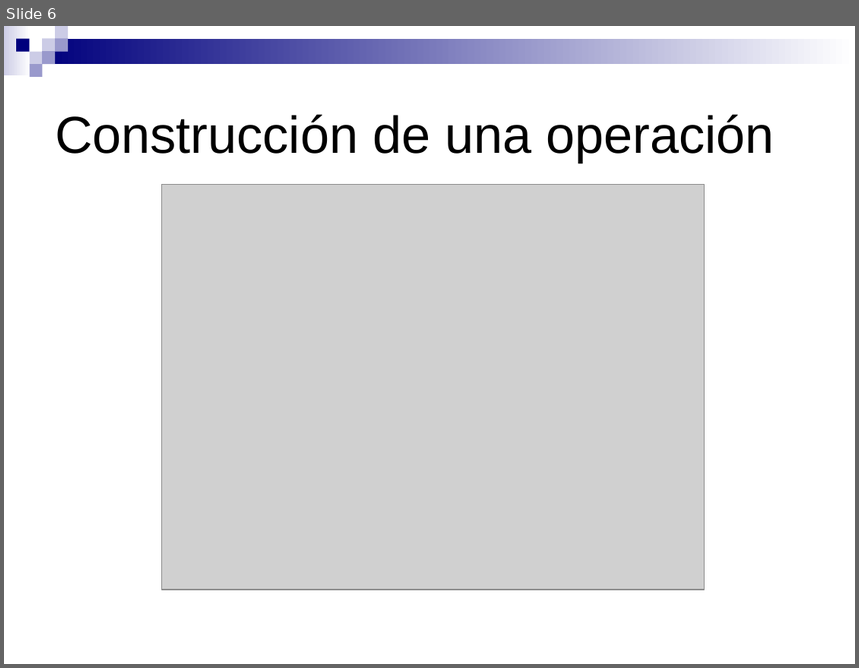
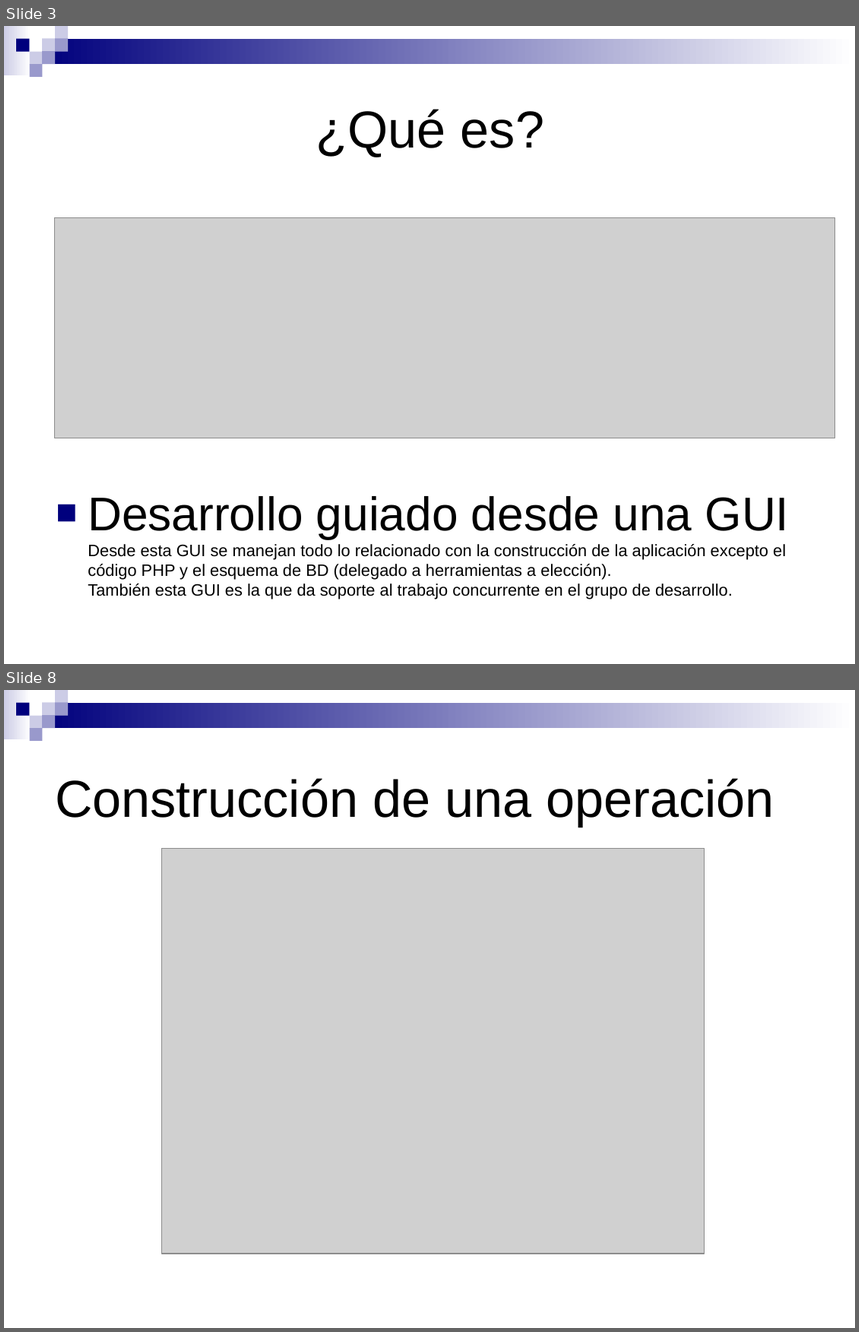
Before and after one commit to SIU-Toba/framework, a slide deck: doc/presentacion/Jornadas JAIIO.ppt. Shown one above the other, each under a label of ours: slide 6 before the commit, slides 3 and 8 after it; the slides between them are not shown. The pictures are 859x668 and 859x1332 pixels, drawn with LibreOffice and Linux fonts; fonts in the diff are those of the drawing; grey boxes stand for pictures. Boxes give left, top, right and bottom in pixels: in the first picture for what was removed or moved away, otherwise in the second. Text is boxed around its words. In the diff, an @@ line names an element or a change of style, - is before the commit and + after.

```diff
--- a/doc/presentacion/Jornadas JAIIO.ppt
+++ b/doc/presentacion/Jornadas JAIIO.ppt
@@ slide 3 added at <box>4,26,855,664</box>, background #FFFFFF; not listed: 9 template elements that a slide beside it also shows @@
@@ title added at <box>316,109,544,157</box>, 44 pt, text #000000 @@
+¿Qué es?
@@ picture added at <box>54,218,835,438</box> @@
@@ text added at <box>88,496,789,600</box>, 14 pt, text #000000 @@
+■ Desarrollo guiado desde una GUI
+  Desde esta GUI se manejan todo lo relacionado con la construcción de la aplicación excepto el código PHP y el esquema de BD (delegado a herramientas a elección).
+  También esta GUI es la que da soporte al trabajo concurrente en el grupo de desarrollo.
@@ what was slide 6 is now slide 8 @@
```
Also in this commit, not shown: 3 slides changed, 3 other slides added, 2 slides removed.
